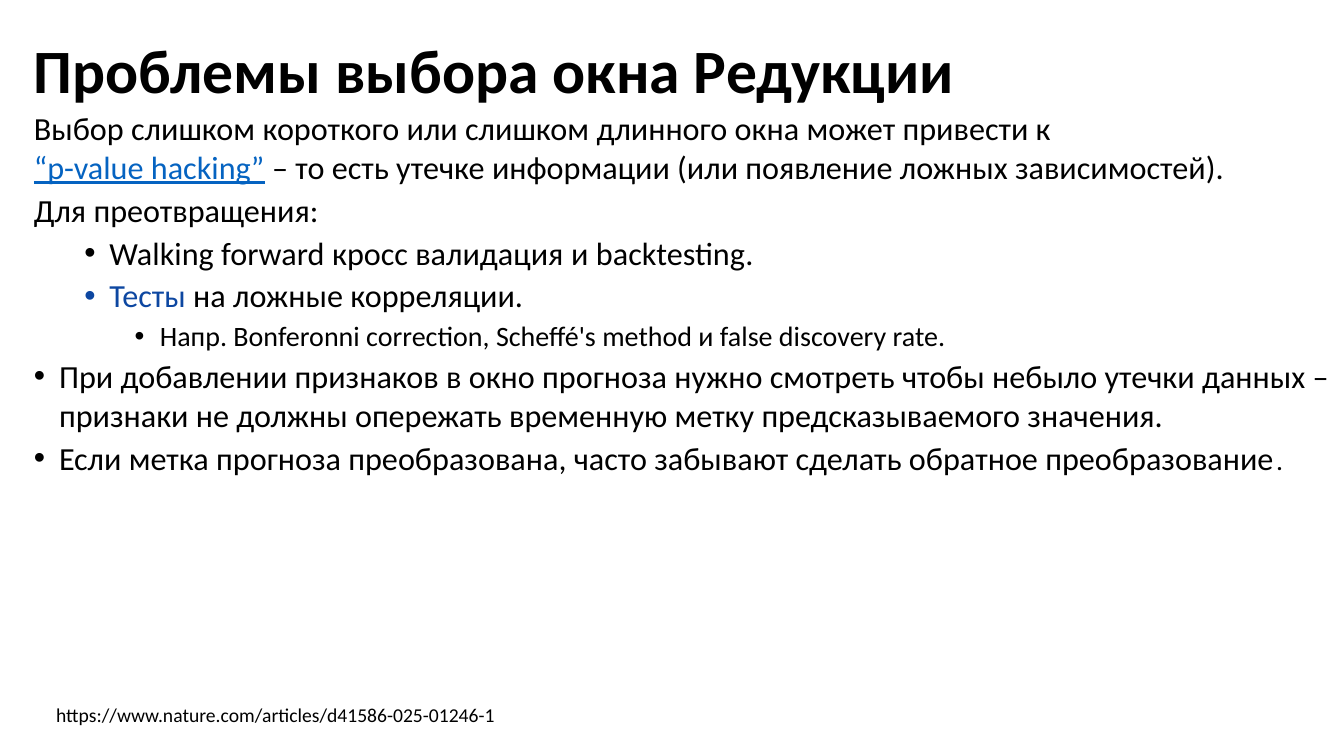
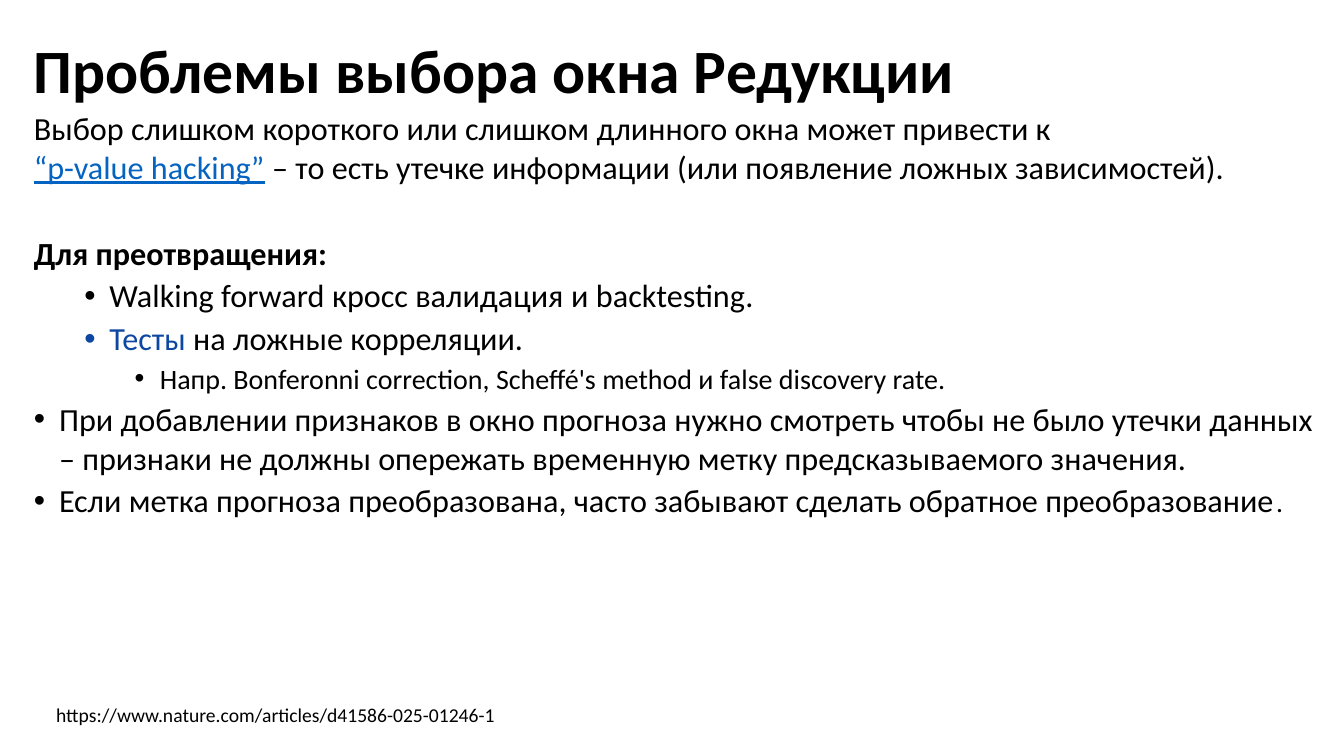
Before and after one commit to MVRonkin/TimeSeriesCourse, a slide deck: slide 15 of 2026/LEC/05-1 Методы машинного обучения для анализа ВР.pptx (slide 12 before the commit). Drawn at 1344x756 pixels with LibreOffice and Linux fonts; fonts in the diff are those of the drawing. Boxes give left, top, right and bottom in pixels: in the first picture for what was removed or moved away, otherwise in the second. Text is boxed around its words. In the diff, an @@ line names an element or a change of style, - is before the commit and + after.

```diff
--- a/2026/LEC/05-1 Методы машинного обучения для анализа ВР.pptx
+++ b/2026/LEC/05-1 Методы машинного обучения для анализа ВР.pptx
@@ text at <box>34,244,327,271</box>: bold on in "Для преотвращения:" @@
@@ text at <box>59,409,1312,476</box>: spaces changed @@
-• При добавлении признаков в окно прогноза нужно смотреть чтобы небыло утечки данных – признаки не должны опережать временную метку предсказываемого значения.
+• При добавлении признаков в окно прогноза нужно смотреть чтобы не было утечки данных – признаки не должны опережать временную метку предсказываемого значения.
```
Also in this commit, not shown: 5 other slides changed, 4 slides added, 1 other file.
